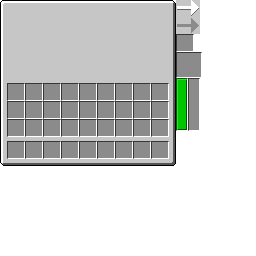
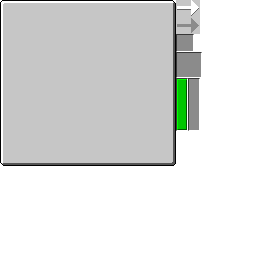
The second 256x256 image is a revision of the first. Changes to its layers:
painted on "base" over [7, 83, 169, 159]
